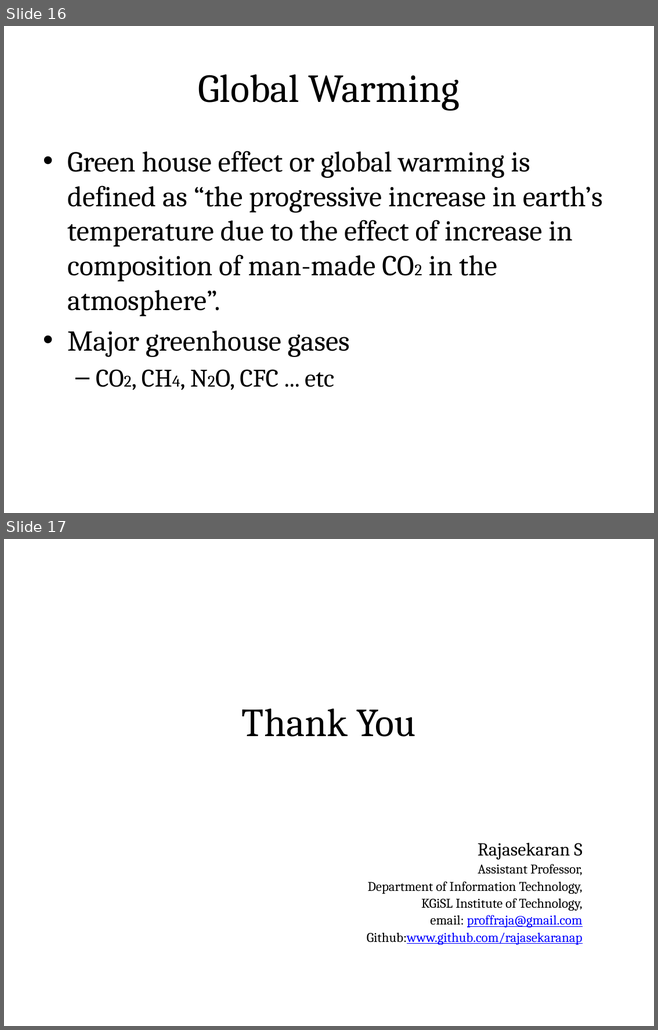
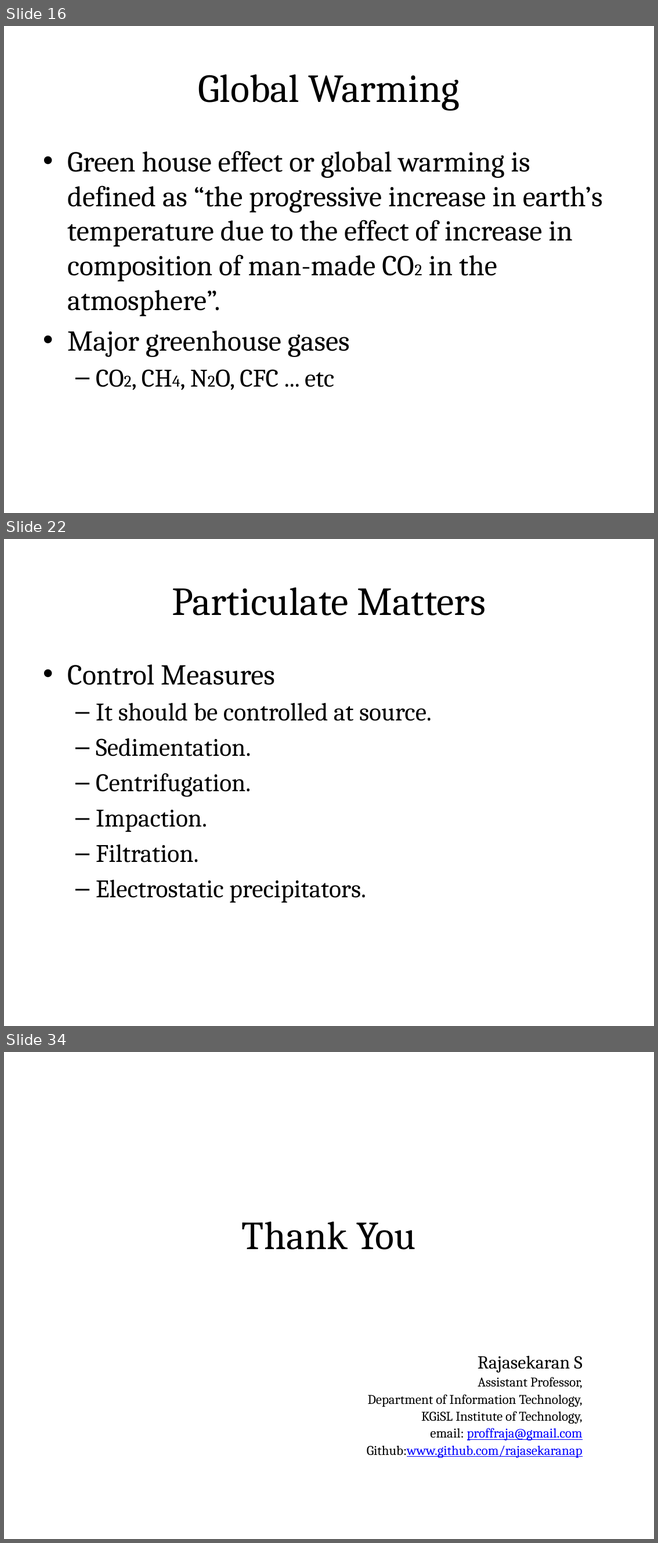
Before and after one commit to rajasekaran36/GE8291-Environmental-Science-and-Engineering, a slide deck: Slides/GE8291-U2.pptx. Shown one above the other, each under a label of ours: slides 16 and 17 before the commit, slides 16, 22 and 34 after it; the slides between them are not shown. The pictures are 658x1030 and 658x1543 pixels, drawn with LibreOffice and Linux fonts; fonts in the diff are those of the drawing. Boxes give left, top, right and bottom in pixels: in the first picture for what was removed or moved away, otherwise in the second. Text is boxed around its words. In the diff, an @@ line names an element or a change of style, - is before the commit and + after.

```diff
--- a/Slides/GE8291-U2.pptx
+++ b/Slides/GE8291-U2.pptx
@@ slide 22 added at bbox=[4, 539, 654, 1026], background #FFFFFF @@
@@ title added at bbox=[36, 559, 621, 640], fill gradient #DAFDA7 to #E4FCC2 to #F5FFE7, outline #98B955 0.75 pt, 44 pt, text #000000 @@
+Particulate Matters
@@ text added at bbox=[67, 664, 431, 903], 28 pt, text #000000 @@
+• Control Measures
+  – It should be controlled at source.
+  – Sedimentation.
+  – Centrifugation.
+  – Impaction.
+  – Filtration.
+  – Electrostatic precipitators.
@@ what was slide 17 is now slide 34 @@
```
Also in this commit, not shown: 16 other slides added, 1 other file.
